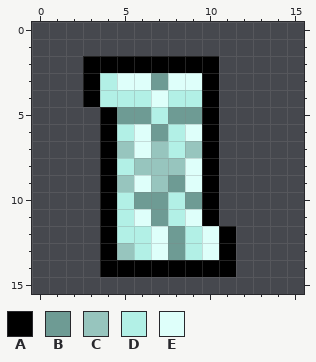
Pixel-art sprite: items/fossils/humanoid/atprk_noolithfossil3icon.png. Above is the file before it was changed.
The file is 16x16 pixels.
Palette (. is transparent): A #000000  B #6e9b94  C #97c5be  D #b2f0e6  E #defffa
Pixels before, first column x 3:
 2 AAAAAAAA.
 3 ADEEBEEA.
 4 ADDDEDDA.
 5 .ABBDBBA.
 6 .ADEBDEA.
 7 .ACECDCA.
 8 .ADCCCEA.
 9 .ACECBEA.
10 .ADBBDBA.
11 .ADEBDEA.
12 .ADDEBDEA
13 .ACDEBDEA
14 .AAAAAAAA
After the commit:
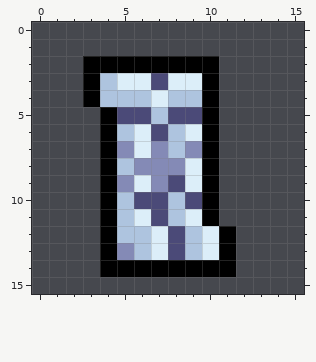
What changed:
Colour B changes from #6e9b94 to #4b4a78.
Colour C changes from #97c5be to #848ab6.
Colour D changes from #b2f0e6 to #aec4df.
Colour E changes from #defffa to #dceef9.
Boxes around the changes in both pictures, in picture pixels (x1, y1, x2, y2):
changed: (100, 73, 219, 260)
